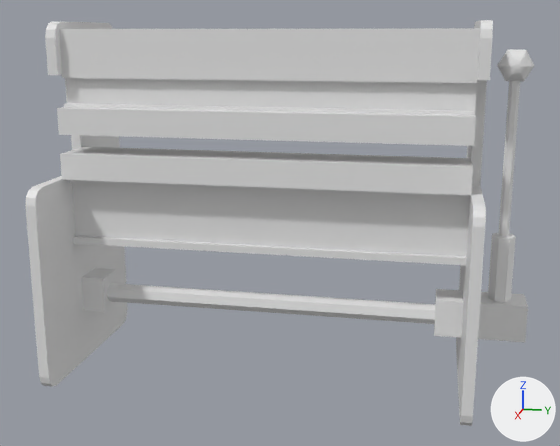
Two versions of the glTF model assets/faltbank/faltbankGLTF.gltf, one commit apart.
Both versions are drawn from a 50 mm camera at (7.39, 1.61, 2.4) aimed at (0.06, 0.15, 0.57). The axes (+X, +Y, +Z) are drawn at lower right. The lights are the same throughout. Where no turn or scale is listed for an object, it has been applied to the vertices.

Before the edit, the objects in view are built like this:
```python
ob_cube = bpy.data.objects.new('Cube', me_cube_005)
ob_cube.location = (0.0, 1.891, -0.274)
ob_cube_001 = bpy.data.objects.new('Cube.001', me_cube_006)
ob_cube_001.location = (0.0, -1.752, -0.274)
ob_links = bpy.data.objects.new('links', me_cube_001)
ob_links.location = (0.0, -2.0, 0.0)
ob_mitte_oben = bpy.data.objects.new('mitte_oben', me_cube_003)
ob_mitte_oben.location = (0.334, 0.0, 2.3)
ob_mitte_unten_001 = bpy.data.objects.new('mitte_unten.001', me_cube_008)
ob_mitte_unten_001.location = (0.334, 0.0, 1.946)
ob_mitte_unten_002 = bpy.data.objects.new('mitte_unten.002', me_cube_009)
ob_mitte_unten_002.location = (0.334, 0.0, 0.879)
ob_pressplatte_001 = bpy.data.objects.new('pressplatte.001', me_cube_007)
ob_pressplatte_001.location = (0.2, 0.0, 0.351)
ob_rechts = bpy.data.objects.new('rechts', me_cube_002)
ob_rechts.location = (0.0, 2.0, 0.0)
ob_stange = bpy.data.objects.new('stange', me_cylinder_001)
ob_stange.location = (-0.004, 2.286, -0.308)
# also in view: 'pressplatte' at (0.2, 0.0, 1.13); 'Sphere' at (0.01, 2.29, 2.11); 'Cylinder' at (0.0, 0.0, -0.29)
```
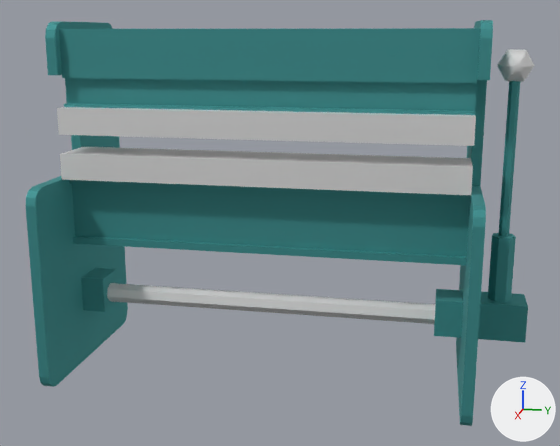
Commit message: faltbank basic materials applied

Changed parts and their boxes [x1, y1, x2, y2] in the pictures (560 x 446 px):
'mitte_unten.002', recoloured (grey to cyan): [69, 180, 470, 265] in both
'mitte_oben', recoloured (grey to cyan): [59, 28, 480, 80] in both
'mitte_unten.001', recoloured (grey to cyan): [62, 75, 477, 115] in both
'links', recoloured (grey to cyan): [25, 22, 128, 387] in both
'rechts', recoloured (grey to cyan): [456, 20, 493, 426] in both
'Cube', recoloured (grey to cyan): [434, 289, 528, 342] in both
'stange', recoloured (grey to cyan): [488, 81, 520, 302] in both
'Cube.001', recoloured (grey to cyan): [81, 268, 117, 312] in both

The change, as a list of edits to the scene's bpy script:
```text
Add mat_material_001:
    mat_material_001 = principled_material('Material.001')
    mat_material_001.base_color = (0.1, 0.4, 0.4)  # cyan #59aaaa
    mat_material_001.metallic = 1.0
    mat_material_001.roughness = 0.8
Change me_cube_001:
    where me_cube_001.from_pydata(...)  # 54 vertices, 104 faces; spans x -1.0..1.0, y -0.05..0.05, z -1.0..2.5
    add me_cube_001.materials.append(mat_material_001)  # cyan #59aaaa
Change me_cube_002:
    where me_cube_002.from_pydata(...)  # 54 vertices, 104 faces; spans x -1.0..1.0, y -0.05..0.05, z -1.0..2.5
    add me_cube_002.materials.append(mat_material_001)  # cyan #59aaaa
Change me_cube_003:
    where me_cube_003.from_pydata(...)  # 8 vertices, 12 faces; spans x -0.25..-0.02, y -1.95..1.95, z -0.3..0.13
    add me_cube_003.materials.append(mat_material_001)  # cyan #59aaaa
Change me_cube_005:
    where me_cube_005.from_pydata(...)  # 8 vertices, 12 faces; spans x -0.18..0.18, y -0.198..0.649, z -0.18..0.18
    add me_cube_005.materials.append(mat_material_001)  # cyan #59aaaa
Change me_cube_006:
    where me_cube_006.from_pydata(...)  # 8 vertices, 12 faces; spans x -0.18..0.18, y -0.198..0.044, z -0.18..0.18
    add me_cube_006.materials.append(mat_material_001)  # cyan #59aaaa
Change me_cylinder_001:
    where me_cylinder_001.from_pydata(...)  # 35 vertices, 66 faces; spans x -0.12..0.1, y -0.1..0.11, z 0.0..2.4
    add me_cylinder_001.materials.append(mat_material_001)  # cyan #59aaaa
Change me_cube_008:
    where me_cube_008.from_pydata(...)  # 24 vertices, 40 faces; spans x -0.25..-0.02, y -1.95..1.95, z -0.25..0.05
    add me_cube_008.materials.append(mat_material_001)  # cyan #59aaaa
Change me_cube_009:
    where me_cube_009.from_pydata(...)  # 24 vertices, 40 faces; spans x -0.25..-0.02, y -1.95..1.95, z -0.57..0.12
    add me_cube_009.materials.append(mat_material_001)  # cyan #59aaaa
```
